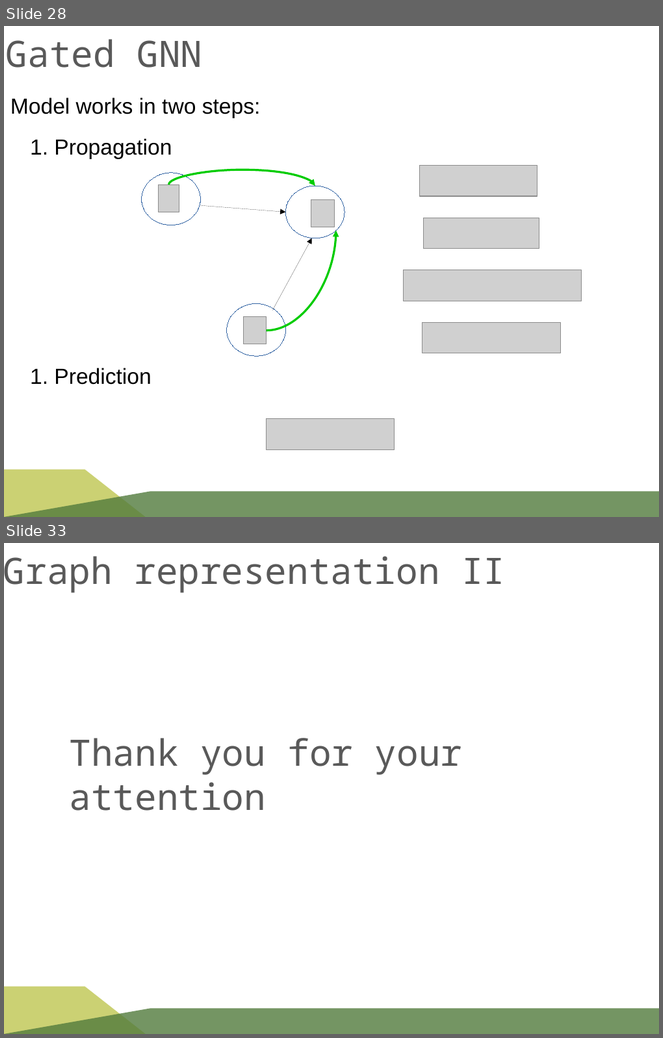
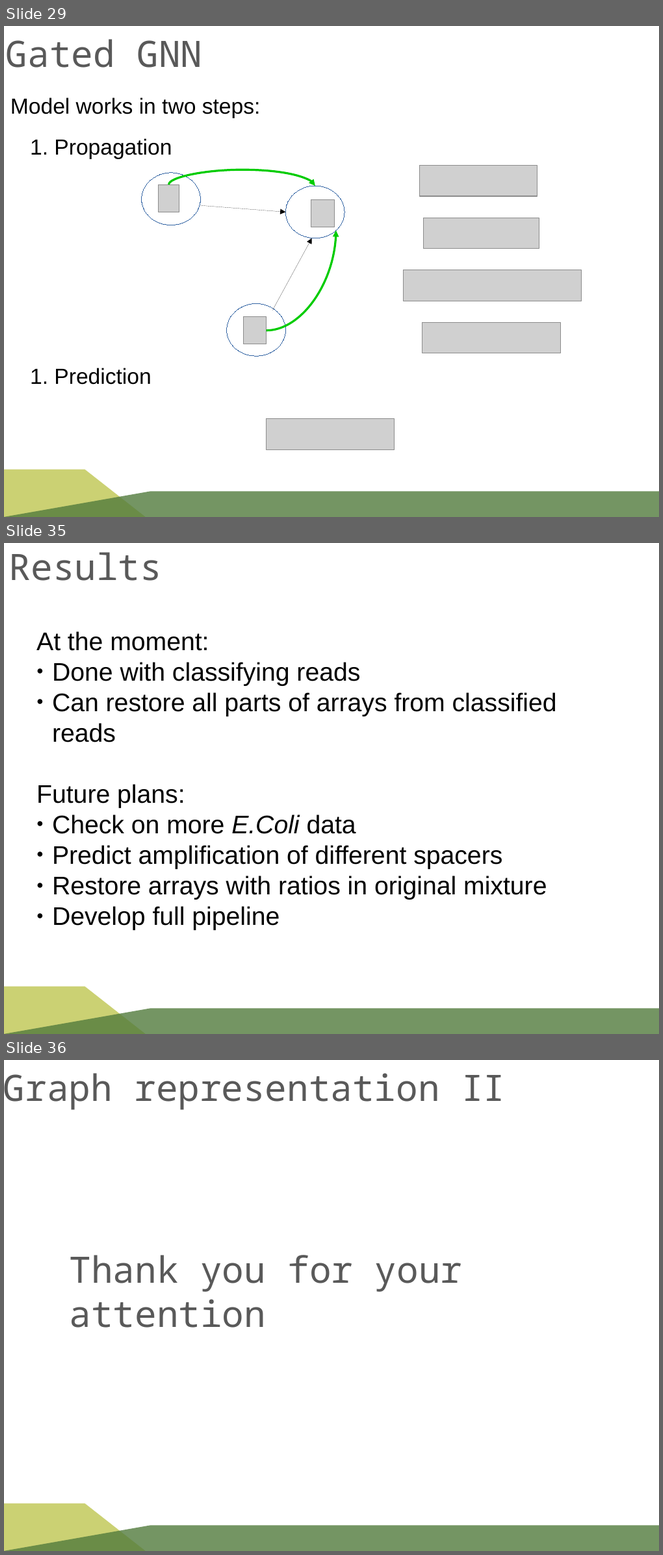
Before and after one commit to rykachevskiy/CRISPR, a slide deck: SK-MIT-CRISPR.odp. Shown one above the other, each under a label of ours: slides 28 and 33 before the commit, slides 29, 35 and 36 after it; the slides between them are not shown. The pictures are 663x1038 and 663x1555 pixels, drawn with LibreOffice and Linux fonts; fonts in the diff are those of the drawing; grey boxes stand for pictures; background and template pictures are left out. Boxes give left, top, right and bottom in pixels: in the first picture for what was removed or moved away, otherwise in the second. Text is boxed around its words. In the diff, an @@ line names an element or a change of style, - is before the commit and + after.

Commit message:
CHECKPOINT SK-MIT

```diff
--- a/SK-MIT-CRISPR.odp
+++ b/SK-MIT-CRISPR.odp
@@ slide 35 added at (x1=4, y1=543, x2=659, y2=1034), background #FFFFFF; not listed: 2 template elements that a slide beside it also shows @@
@@ text added at (x1=9, y1=552, x2=162, y2=581), 40 pt, text #595959 @@
+Results
@@ text added at (x1=36, y1=631, x2=557, y2=930), 28 pt, text #000000 @@
+At the moment:
+● Done with classifying reads
+● Can restore all parts of arrays from classified reads
+Future plans:
+● Check on more E.Coli data
+● Predict amplification of different spacers
+● Restore arrays with ratios in original mixture
+● Develop full pipeline
@@ what was slide 28 is now slide 29 @@
@@ what was slide 33 is now slide 36 @@
```
Also in this commit, not shown: 14 slides changed, 5 other slides added, 3 slides removed, 6 other files.
